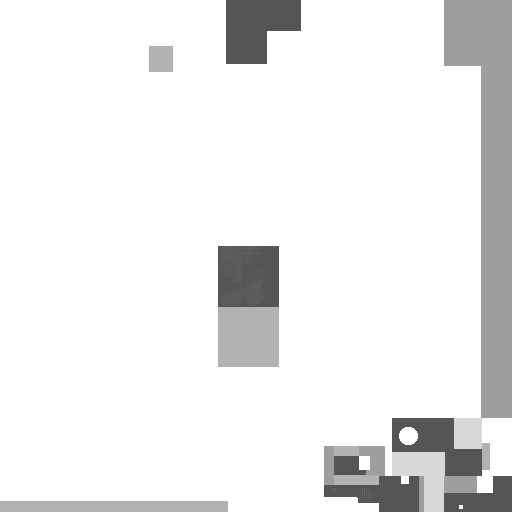
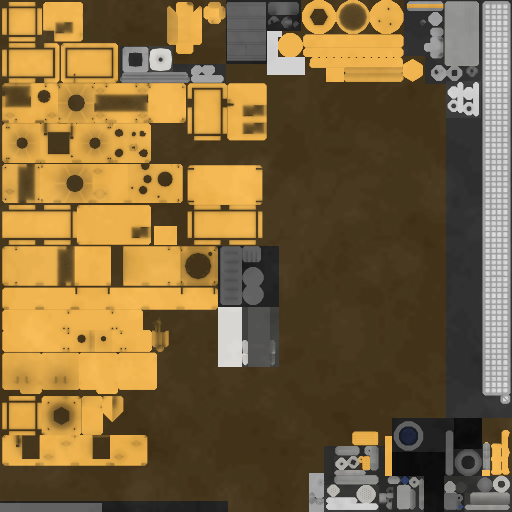
Comparing the layer stacks of the two 512×512 images. Changes:
hid "___MET" over (x1=0, y1=0, x2=512, y2=512)
showed group "COLOR" (4 layers) over (x1=0, y1=0, x2=512, y2=512)
painted on "AO" over (x1=2, y1=2, x2=226, y2=163)
